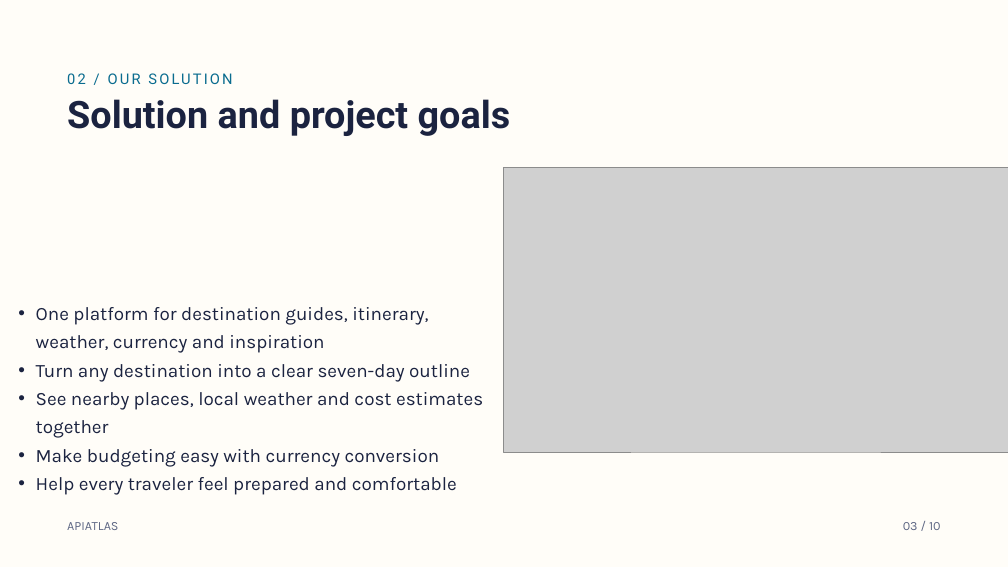
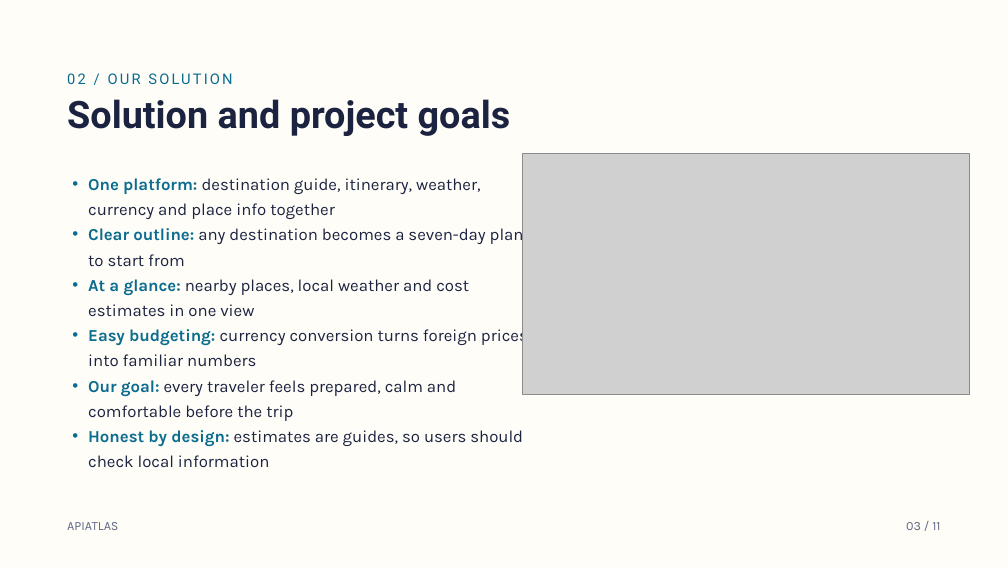
Before and after one commit to ahmad02072006/web-programming-class, a slide deck: slide 3 of Project Submission/APIATLAS Project Presentation.pptx. Drawn at 1008x567 pixels with LibreOffice and Linux fonts; fonts in the diff are those of the drawing; grey boxes stand for pictures; background and template pictures are left out. Boxes give left, top, right and bottom in pixels: in the first picture for what was removed or moved away, otherwise in the second. Text is boxed around its words. In the diff, an @@ line names an element or a change of style, - is before the commit and + after.

Commit message:
Add presentation video and update PowerPoint download links; enhance project page layout

```diff
--- a/Project Submission/APIATLAS Project Presentation.pptx
+++ b/Project Submission/APIATLAS Project Presentation.pptx
@@ text at (88, 178, 528, 467): text changed; size 18 to 16 pt @@
-• One platform for destination guides, itinerary, weather, currency and inspiration
-• Turn any destination into a clear seven-day outline
-• See nearby places, local weather and cost estimates together
-• Make budgeting easy with currency conversion
-• Help every traveler feel prepared and comfortable
+• One platform: destination guide, itinerary, weather, currency and place info together
+• Clear outline: any destination becomes a seven-day plan to start from
+• At a glance: nearby places, local weather and cost estimates in one view
+• Easy budgeting: currency conversion turns foreign prices into familiar numbers
+• Our goal: every traveler feels prepared, calm and comfortable before the trip
+• Honest by design: estimates are guides, so users should check local information
@@ picture: place and size @@
-picture at (504, 167, 1008, 452)
+picture at (523, 154, 969, 395)
@@ text at (906, 522, 940, 530): text changed @@
-03 / 10
+03 / 11
```
Also in this commit, not shown: 8 other slides changed, 1 slide added, 6 other files.
